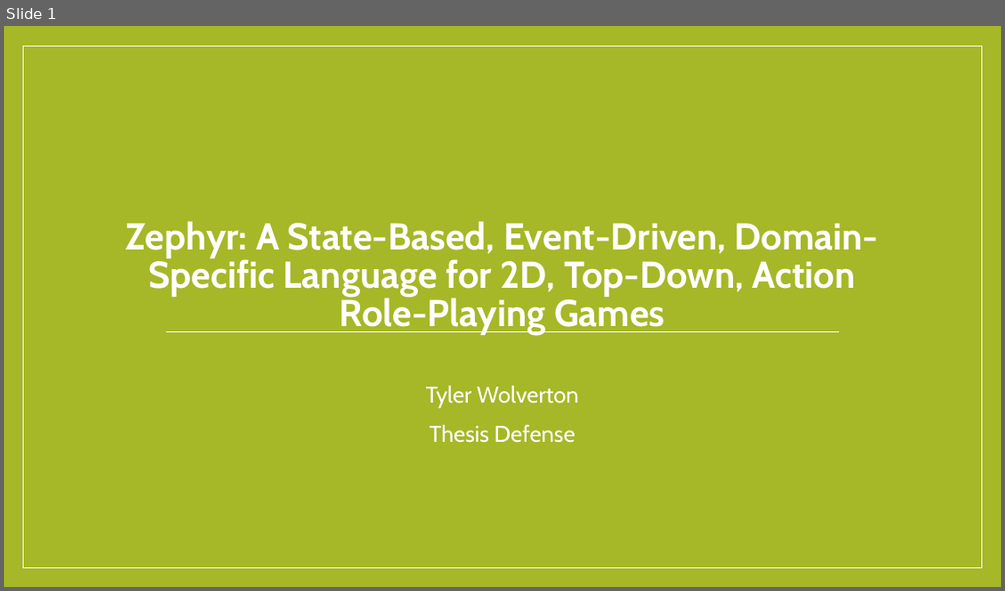
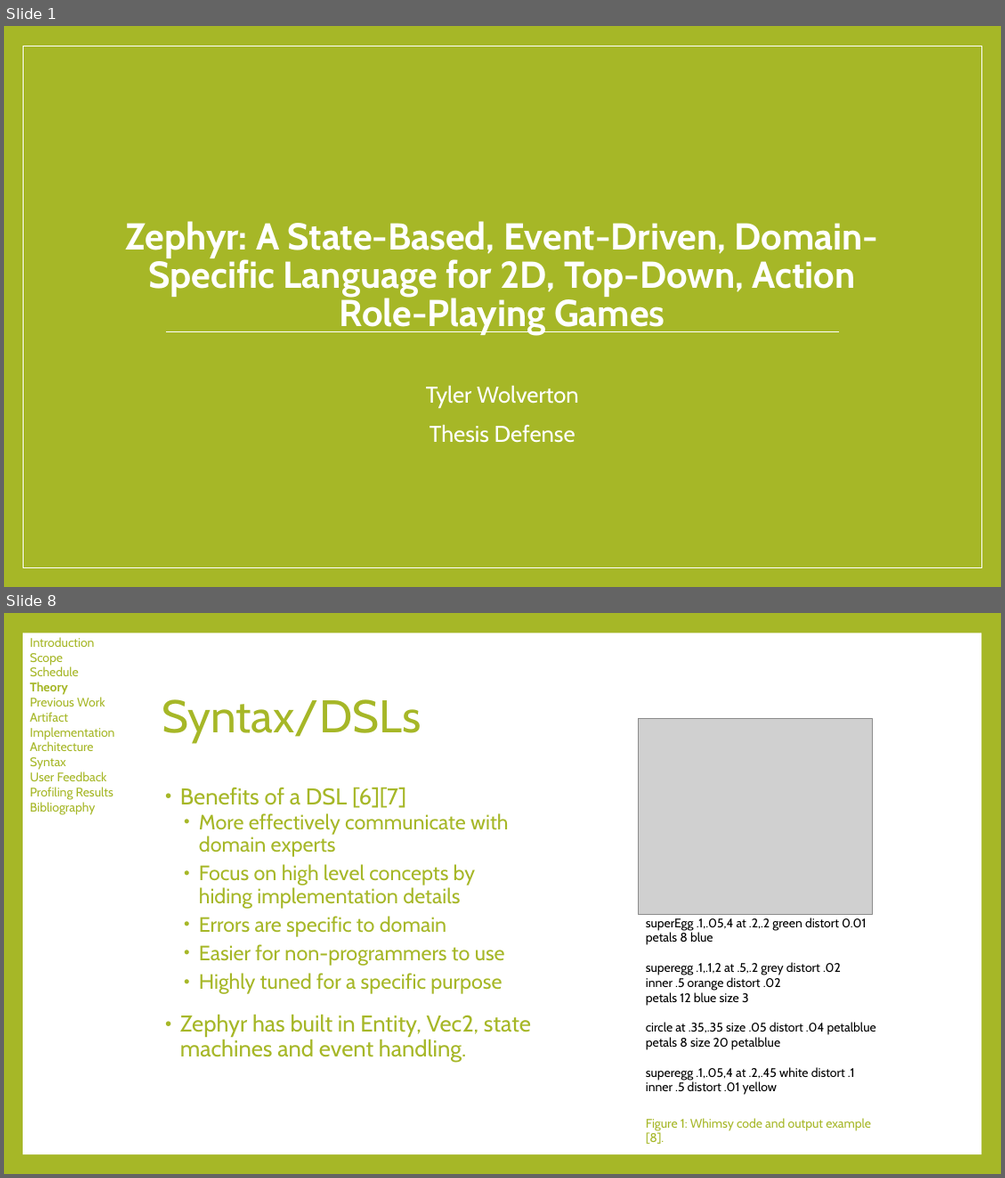
Before and after one commit to tylerwolverton/Guildhall, a slide deck: Zephyr/Documentation/Wolverton_Defense_Slides.pptx. Shown one above the other, each under a label of ours: slide 1 before the commit, slides 1 and 8 after it; the slides between them are not shown. The pictures are 1005x591 and 1005x1178 pixels, drawn with LibreOffice and Linux fonts; fonts in the diff are those of the drawing; grey boxes stand for pictures. Boxes give left, top, right and bottom in pixels: in the first picture for what was removed or moved away, otherwise in the second. Text is boxed around its words. In the diff, an @@ line names an element or a change of style, - is before the commit and + after.

```diff
--- a/Zephyr/Documentation/Wolverton_Defense_Slides.pptx
+++ b/Zephyr/Documentation/Wolverton_Defense_Slides.pptx
@@ slide 8 added at (4, 613, 1001, 1174), background #A6B727 @@
@@ rectangle added at (23, 633, 981, 1154), fill #FFFFFF @@
@@ text added at (30, 637, 114, 815), 12 pt, text #A6B727 @@
+Introduction
+Scope
+Schedule
+Theory
+Previous Work
+Artifact
+Implementation
+Architecture
+Syntax
+User Feedback
+Profiling Results
+Bibliography
@@ title added at (162, 699, 421, 742), 44 pt, text #A6B727 @@
+Syntax/DSLs
@@ picture added at (638, 718, 872, 915) @@
@@ text added at (180, 787, 531, 1062), 20 pt, text #A6B727 @@
+• Benefits of a DSL [6][7]
+  • More effectively communicate with domain experts
+  • Focus on high level concepts by hiding implementation details
+  • Errors are specific to domain
+  • Easier for non-programmers to use
+  • Highly tuned for a specific purpose
+• Zephyr has built in Entity, Vec2, state machines and event handling.
@@ text added at (646, 917, 876, 1094), 12 pt, text #000000 @@
+superEgg .1,.05,4 at .2,.2 green distort 0.01
+petals 8 blue
+superegg .1,.1,2 at .5,.2 grey distort .02
+inner .5 orange distort .02
+petals 12 blue size 3
+circle at .35,.35 size .05 distort .04 petalblue
+petals 8 size 20 petalblue
+superegg .1,.05,4 at .2,.45 white distort .1
+inner .5 distort .01 yellow
@@ text added at (646, 1118, 871, 1143), 12 pt, text #A6B727 @@
+Figure 1: Whimsy code and output example [8].
```
Also in this commit, not shown: 12 slides changed, 13 other slides added.
